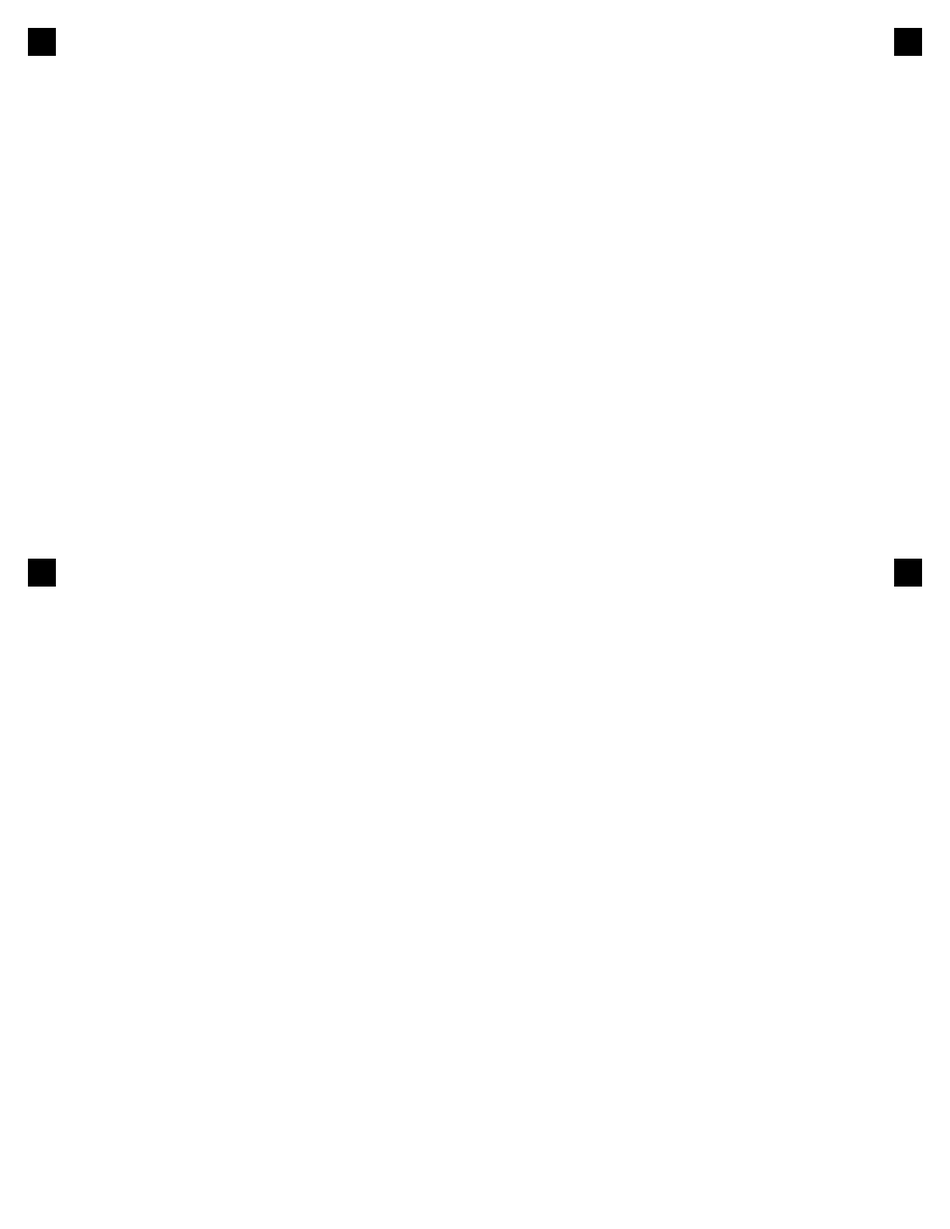
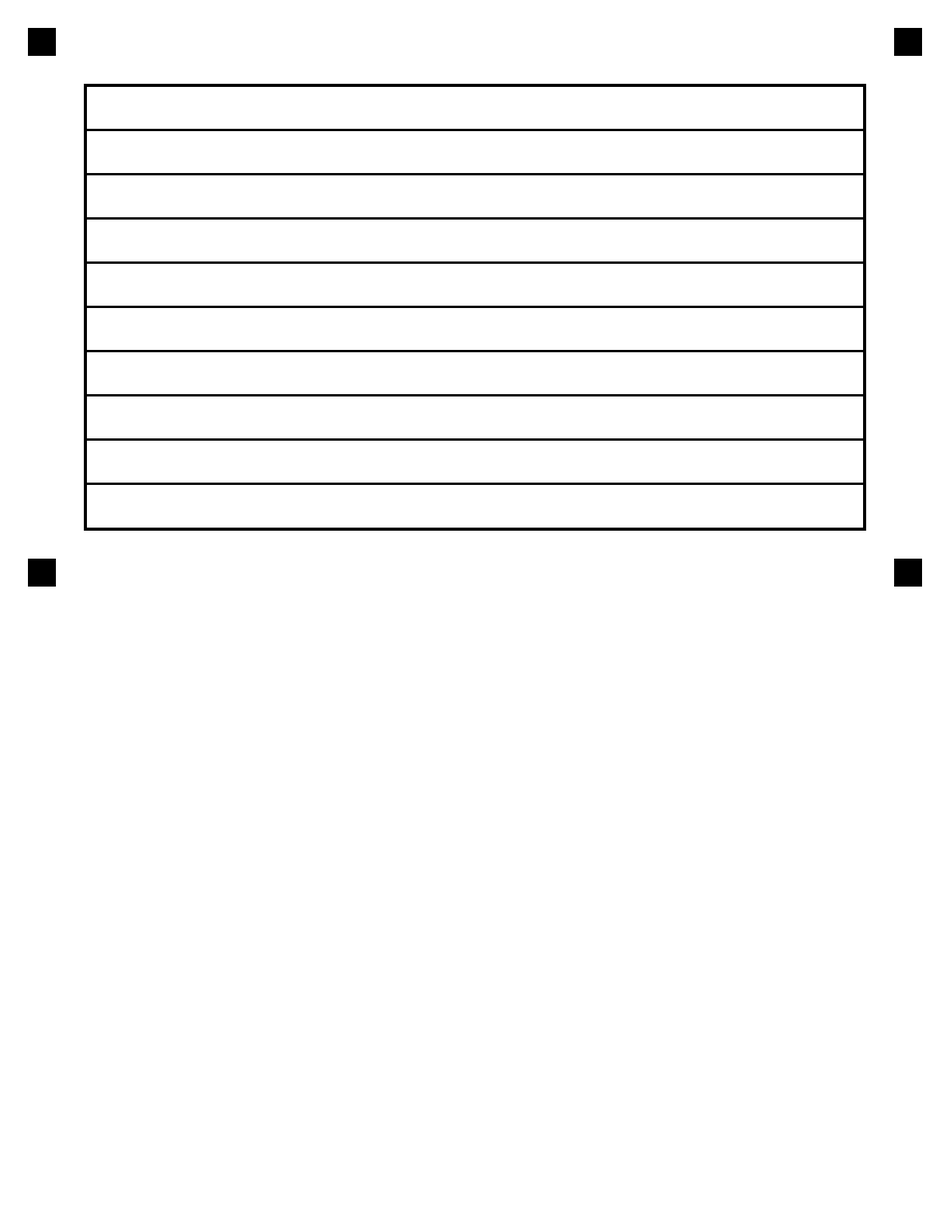
The second 950 × 1229 image is a revision of the first. Changes to its layers:
added layer "Border" above "Bounds" over bbox(83, 83, 867, 531)
